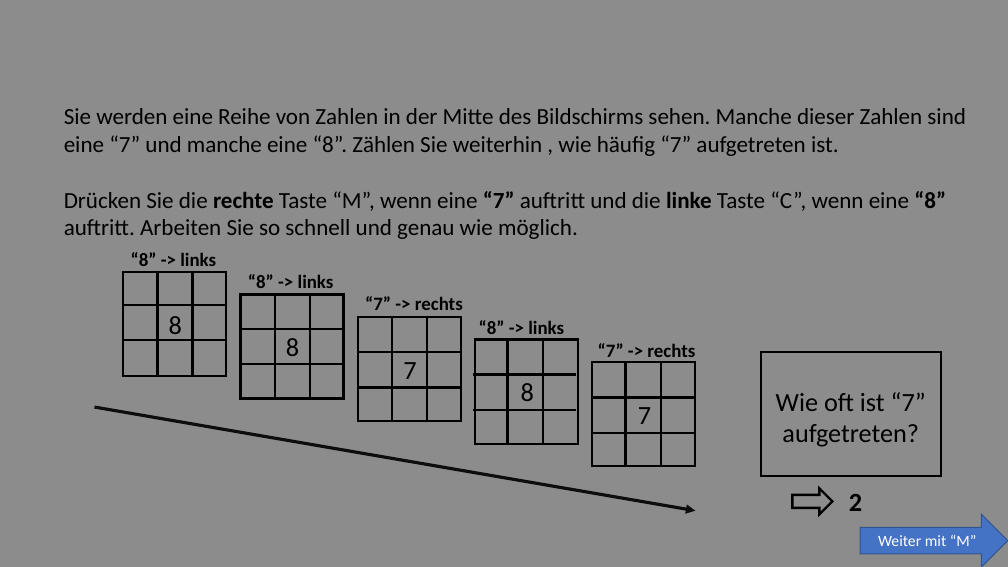
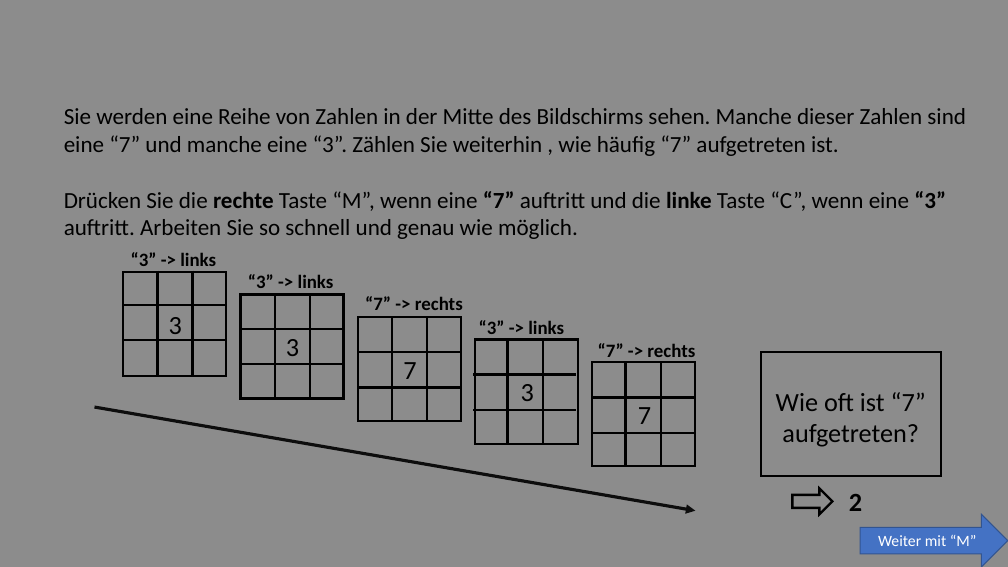
Before and after one commit to SLesche/oddball-task, a slide deck: slide 7 of instructions/instruction_slides.pptx. Drawn at 1008x567 pixels with LibreOffice and Linux fonts; fonts in the diff are those of the drawing. Boxes give left, top, right and bottom in pixels: in the first picture for what was removed or moved away, otherwise in the second. Text is boxed around its words. In the diff, an @@ line names an element or a change of style, - is before the commit and + after.

```diff
--- a/instructions/instruction_slides.pptx
+++ b/instructions/instruction_slides.pptx
@@ text at (64,108,966,239): text changed @@
-Sie werden eine Reihe von Zahlen in der Mitte des Bildschirms sehen. Manche dieser Zahlen sind eine “7” und manche eine “8”. Zählen Sie weiterhin , wie häufig “7” aufgetreten ist.
-Drücken Sie die rechte Taste “M”, wenn eine “7” auftritt und die linke Taste “C”, wenn eine “8” auftritt. Arbeiten Sie so schnell und genau wie möglich.
+Sie werden eine Reihe von Zahlen in der Mitte des Bildschirms sehen. Manche dieser Zahlen sind eine “7” und manche eine “3”. Zählen Sie weiterhin , wie häufig “7” aufgetreten ist.
+Drücken Sie die rechte Taste “M”, wenn eine “7” auftritt und die linke Taste “C”, wenn eine “3” auftritt. Arbeiten Sie so schnell und genau wie möglich.
@@ text at (131,252,216,266): text changed @@
-“8” -> links
+“3” -> links
@@ text at (248,274,334,288): text changed @@
-“8” -> links
+“3” -> links
@@ text at (169,317,182,340): text changed @@
-8
+3
@@ text at (479,320,564,340): text changed @@
-“8” -> links
+“3” -> links
@@ text at (286,339,299,356): text changed @@
-8
+3
@@ text at (521,384,534,401): text changed @@
-8
+3
```
Also in this commit, not shown: 2 other slides changed, 7 other files.
